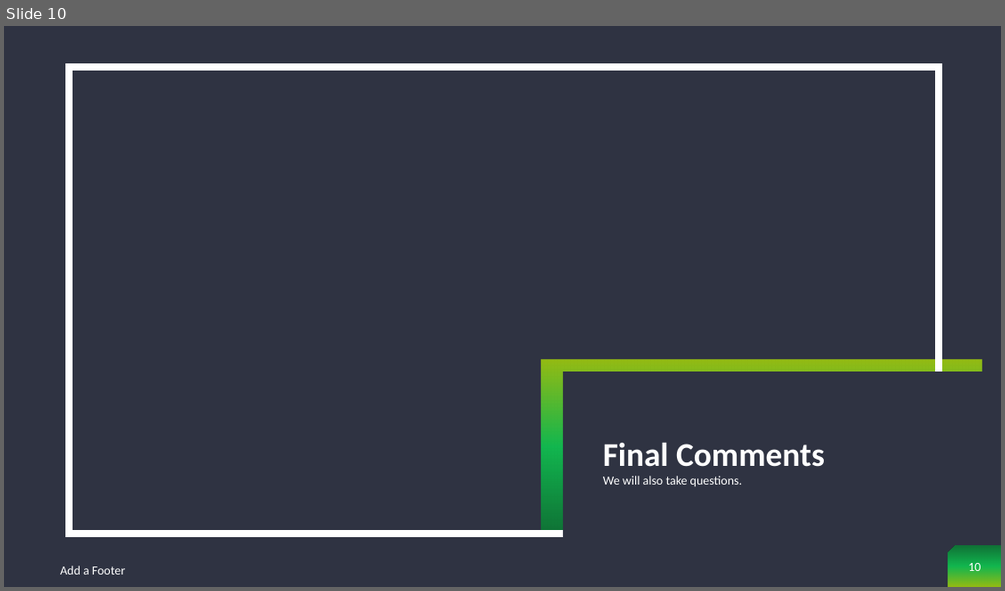
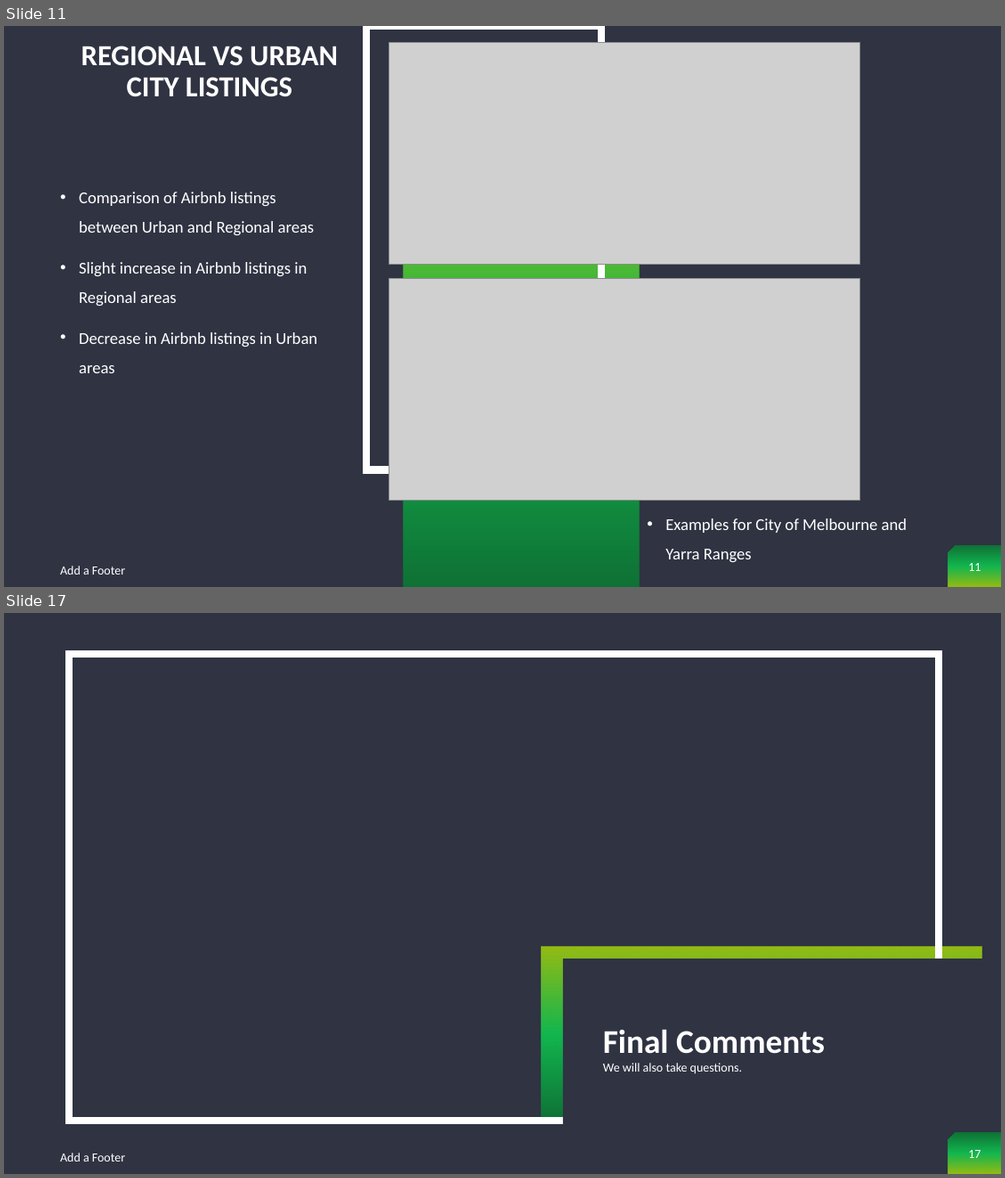
Before and after one commit to cjdance/Project_1, a slide deck: AirBnb Project - Sherin, Neena and Cody.pptx. Shown one above the other, each under a label of ours: slide 10 before the commit, slides 11 and 17 after it; the slides between them are not shown. The pictures are 1005x591 and 1005x1178 pixels, drawn with LibreOffice and Linux fonts; fonts in the diff are those of the drawing; grey boxes stand for pictures; background and template pictures are left out. Boxes give left, top, right and bottom in pixels: in the first picture for what was removed or moved away, otherwise in the second. Text is boxed around its words. In the diff, an @@ line names an element or a change of style, - is before the commit and + after.

Commit message:
Updated presentation slides with all images and commentary from the team.

```diff
--- a/AirBnb Project - Sherin, Neena and Cody.pptx
+++ b/AirBnb Project - Sherin, Neena and Cody.pptx
@@ slide 11 added at [4,26,1001,587], background #2F3342; not listed: 1 template element that a slide beside it also shows @@
@@ title added at [81,46,338,96], 28 pt, text #FFFFFF, bold @@
+REGIONAL VS URBAN CITY LISTINGS
@@ rectangle added at [367,26,601,469], outline #FFFFFF 7 pt @@
@@ picture added at [389,42,860,264] @@
@@ rectangle added at [404,143,639,587], fill gradient #038B30 to #05EE55 to #C0F400 @@
@@ text added at [79,192,317,373], 16 pt, text #FFFFFF @@
+• Comparison of Airbnb listings between Urban and Regional areas
+• Slight increase in Airbnb listings in Regional areas
+• Decrease in Airbnb listings in Urban areas
@@ picture added at [389,278,860,499] @@
@@ text added at [665,518,906,562], 16 pt, text #FFFFFF @@
+• Examples for City of Melbourne and Yarra Ranges
@@ text added at [60,565,125,574], 12 pt, text #FFFFFF @@
+Add a Footer
@@ page number added at [968,563,980,571], 12 pt, text #FFFFFF @@
+11
@@ what was slide 10 is now slide 17 @@
@@ page number at [968,1150,980,1158]: text changed @@
-10
+17
```
Also in this commit, not shown: 3 slides changed, 6 other slides added, 1 slide removed.
